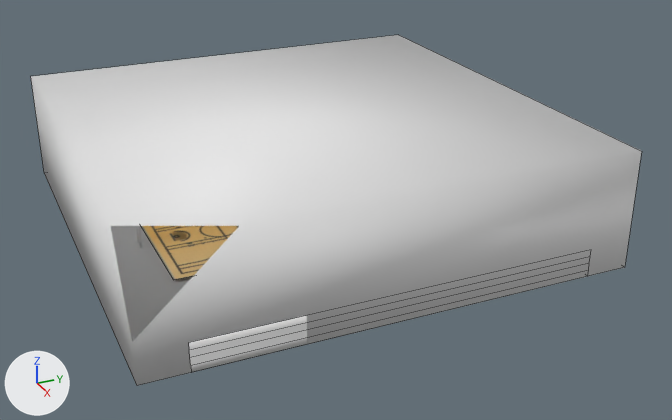
The FBX model XPF.Samples/Xpf.Samples.S04BasketballScoreboard/Xpf.Samples.S04BasketballScoreboardContent/court.fbx, before and after one commit.
The view is the same before and after, from a camera (50 mm lens) standing at (7.15, -2.88, 3.56) and looking at (0.28, 0.21, 0.13). Arrows for +X, +Y and +Z are at lower left; the lights stay in place. Mesh edges are drawn as thin lines on the coarser meshes. Everything nearer to the camera than a plane just in front of the edit is cut away. Where no turn or scale is listed for an object, it has been applied to the vertices.
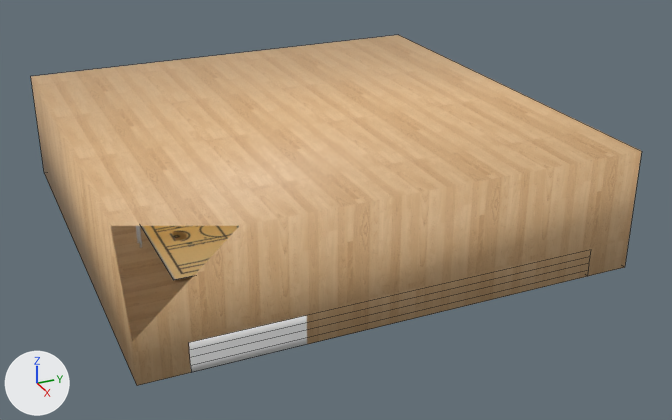
Location of each change, [x1, y1, x2, y2] in pixels of the pictures (672 x 420 px):
part 1 of me_cube, recoloured (white to brown)
    both: [31, 35, 642, 386]

The edits, one by one:
Picture 'WoodenFloor.jpg' (img_woodenfloor_jpg) is new.
Material 'WoodFloor__WoodenFloor.jpg' (mat_woodfloor__woodenfloor_jpg) is new.
Its texture is img_woodenfloor_jpg.
me_cube has 8 vertices, 6 faces and spans x -2.0..2.0, y -1.99..2.01, z 0.0..1.01.
me_cube is used by ob_cube; location (0.0, 0.0, 0.0).
me_cube part 1: 6 faces spanning x -2.0..2.0, y -1.99..2.01, z 0.0..1.01 switch from no material to mat_woodfloor__woodenfloor_jpg (picture img_woodenfloor_jpg).
